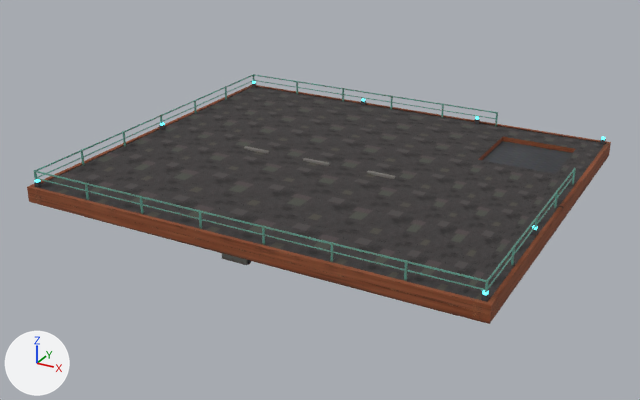
Before and after pictures for a commit that changed the FBX model CatWalk/Assets/CatWalk/Content/Environment/Models/CosmoMotel/Platform.fbx.
Before and after are seen from a 50 mm camera at (24.2, -46.3, 20.4) aimed at (-0.6, -1.1, -2.2). Arrows for +X, +Y and +Z are at lower left; the lights stay in place. The picture after the commit comes second. Where no turn or scale is listed for an object, it has been applied to the vertices. Vertices at exactly the same position are counted once.

Objects in the first picture: 'Platform'.
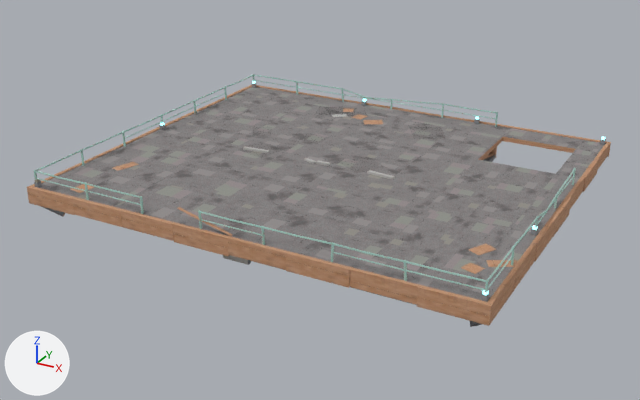
Pixel boxes (x1, y1, x2, y2) of what changed, in the pictures (640 x 400 px):
'Platform', surface changed, reshaped (lighter)
    before: (27, 74, 611, 324)
    after: (27, 74, 611, 327)
part 1 of me_platform, added
    after: (507, 127, 556, 135)
part 2 of me_platform, added
    after: (470, 321, 482, 327)
part 3 of me_platform, deleted
    before: (222, 98, 365, 265)
part 4 of me_platform, reshaped
    before: (27, 74, 611, 324)
    after: (27, 74, 611, 326)
part 5 of me_platform, surface changed (lighter)
    before: (34, 74, 606, 316)
    after: (34, 74, 606, 305)

Diff of the bpy script that builds the scene:
```diff
--- a/CatWalk/Assets/CatWalk/Content/Environment/Models/CosmoMotel/Platform.fbx.py
+++ b/CatWalk/Assets/CatWalk/Content/Environment/Models/CosmoMotel/Platform.fbx.py
@@ img_cosmomotel_atlas_png @@
-img_cosmomotel_atlas_png = load_image('CosmoMotel_Atlas.png', '../../Textures/CosmoMotel_Atlas.png', 1024, 1024, 'sRGB')
+img_cosmomotel_atlas_png = load_image('CosmoMotel_Atlas.png', '../../Textures/CosmoMotel_Atlas.png', 1024, 1024, 'Non-Color')
@@ mat_cosmomotel_cutout @@
+mat_cosmomotel_cutout = bpy.data.materials.new('CosmoMotel_Cutout')
+# uses the picture img_cosmomotel_atlas_png
@@ me_platform @@
 # used by ob_platform; location = (0.0, 0.0, 0.0)
-me_platform.from_pydata(...)  # 1583 vertices, 692 faces; spans x -14.2..14.2, y -12.2..12.3, z -2.2..1.1
+me_platform.from_pydata(...)  # 3133 vertices, 1232 faces; spans x -14.3..14.3, y -12.3..12.3, z -2.2..1.1
+# me_platform part 1: the loose piece of 8 vertices spanning x 4.9..5.1, y 11.7..11.9, z -1.1..-0.9 is copied, and the copy is scaled about its middle by (17.8, 1.3, 5.78), then moved by (3.9, 0.3, 0.5), in mat_cosmomotel_surface (picture img_cosmomotel_atlas_png); it spans x 7.1..10.7, y 12.0..12.3, z -1.0..0.1
+# me_platform part 2: the loose piece of 8 vertices spanning x 11.9..12.1, y -10.1..-9.9, z -1.9..-0.3 is copied, and the copy is multiplied about its middle by the matrix ((0.937, -0.456, 0.615), (0.765, 0.559, -0.753), (0.0, 0.972, 0.721)), then moved by (1.5, -1.4, -0.3); it spans x 12.8..14.2, y -12.2..-10.6, z -2.1..-0.7
+# me_platform part 3: 11 loose pieces with 52 vertices, spanning x -10.2..4.6, y -12.0..12.3, z -2.0..0.5, are deleted
+# me_platform part 4: 51 vertices moved within x -13.9..13.9, y -11.9..11.9, z -1.3..1.1; 148 vertices removed from x -14.2..14.2, y -12.2..12.2, z -2.0..1.1; 1660 vertices added at x -14.3..14.3, y -12.3..12.3, z -2.1..1.1
+# me_platform part 5: 287 kept faces spanning x -14.0..14.0, y -12.0..12.0, z -2.2..1.1 get new texture (UV) coordinates
+# other edits to the shape of me_platform do not show in these pictures
 me_platform.materials.append(mat_cosmomotel_surface)
 me_platform.materials.append(mat_cosmomotel_emission)
+me_platform.materials.append(mat_cosmomotel_cutout)
```
